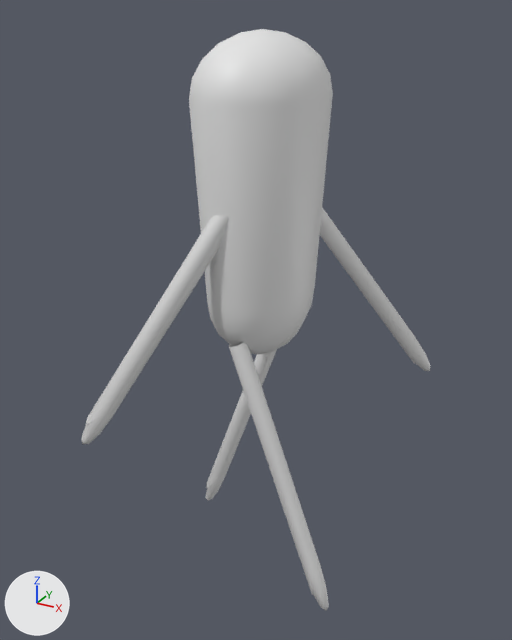
One commit to the FBX model I  am not Alone/Assets/Prefab/model/Zombie/ghostOne.FBX: the scene before it, then after it.
Both versions are drawn from a 50 mm lens placed at (2.56, -4.28, 3.32), pointed at (0.45, -0.46, 1.41). The axes (+X, +Y, +Z) are drawn at lower left. The lights are the same throughout.

Names of what the first picture shows: 'body', 'hand1', 'hand2', 'leg1', 'leg2'.
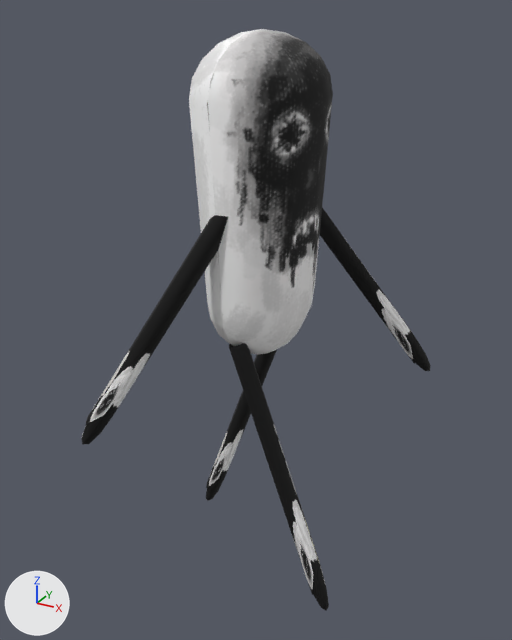
The change, as a list of edits to the scene's bpy script:
```text
Add img_karta_monstrikov_png:
    img_karta_monstrikov_png = load_image('karta_monstrikov.png', 'Materials/karta_monstrikov.png', 2048, 2048, 'sRGB')
Add mat_material__25:
    mat_material__25 = principled_material('Material #25')
    mat_material__25.texture = img_karta_monstrikov_png
    mat_material__25.roughness = 0.859
Change me_mesh_001:
    where me_mesh_001.from_pydata(...)  # 25 vertices, 24 faces; spans x -2.5..2.5, y -2.2..2.2, z -0.5..56.7
    add me_mesh_001.materials.append(mat_material__25)  # picture img_karta_monstrikov_png
Change me_mesh:
    where me_mesh.from_pydata(...)  # 25 vertices, 24 faces; spans x -2.5..2.5, y -2.2..2.2, z -0.5..56.7
    add me_mesh.materials.append(mat_material__25)  # picture img_karta_monstrikov_png
Change me_mesh_003:
    where me_mesh_003.from_pydata(...)  # 25 vertices, 24 faces; spans x -2.5..2.5, y -2.2..2.2, z -0.5..56.7
    add me_mesh_003.materials.append(mat_material__25)  # picture img_karta_monstrikov_png
Change me_mesh_004:
    where me_mesh_004.from_pydata(...)  # 25 vertices, 24 faces; spans x -2.5..2.5, y -2.2..2.2, z -0.5..56.7
    add me_mesh_004.materials.append(mat_material__25)  # picture img_karta_monstrikov_png
Change me_mesh_002:
    where me_mesh_002.from_pydata(...)  # 112 vertices, 121 faces; spans x -25.1..26.2, y -25.9..25.9, z 0.0..103.2
    used by ob_body; parent = ob_group001; location = (-0.0905, -3.278, -0.309); rotation_euler = (-1.571, -1.571, 0.0), in degrees (-90, -90, 0); scale = (0.584, 0.758, 0.758)
    me_mesh_002 part 1: texture (UV) coordinates of 121 of 121 faces, centred in x -24.5..23.5, y -24.2..24.2, z 0.7..102.6, changed; they spanned u 0.0..1.0, v 0.0..1.0 and now span u 0.67..1.0, v 0.67..1.0
    add me_mesh_002.materials.append(mat_material__25)  # picture img_karta_monstrikov_png
```

Changed parts and their boxes (x1, y1, x2, y2) in the pictures (512 x 640 px):
'body', recoloured, surface changed: (189, 29, 333, 354) in both
'hand1', recoloured (grey to black): (81, 215, 228, 444) in both
'leg1', recoloured (grey to black): (229, 343, 329, 611) in both
'hand2', recoloured (grey to black): (320, 207, 431, 371) in both
'leg2', recoloured (grey to black): (206, 349, 277, 501) in both
